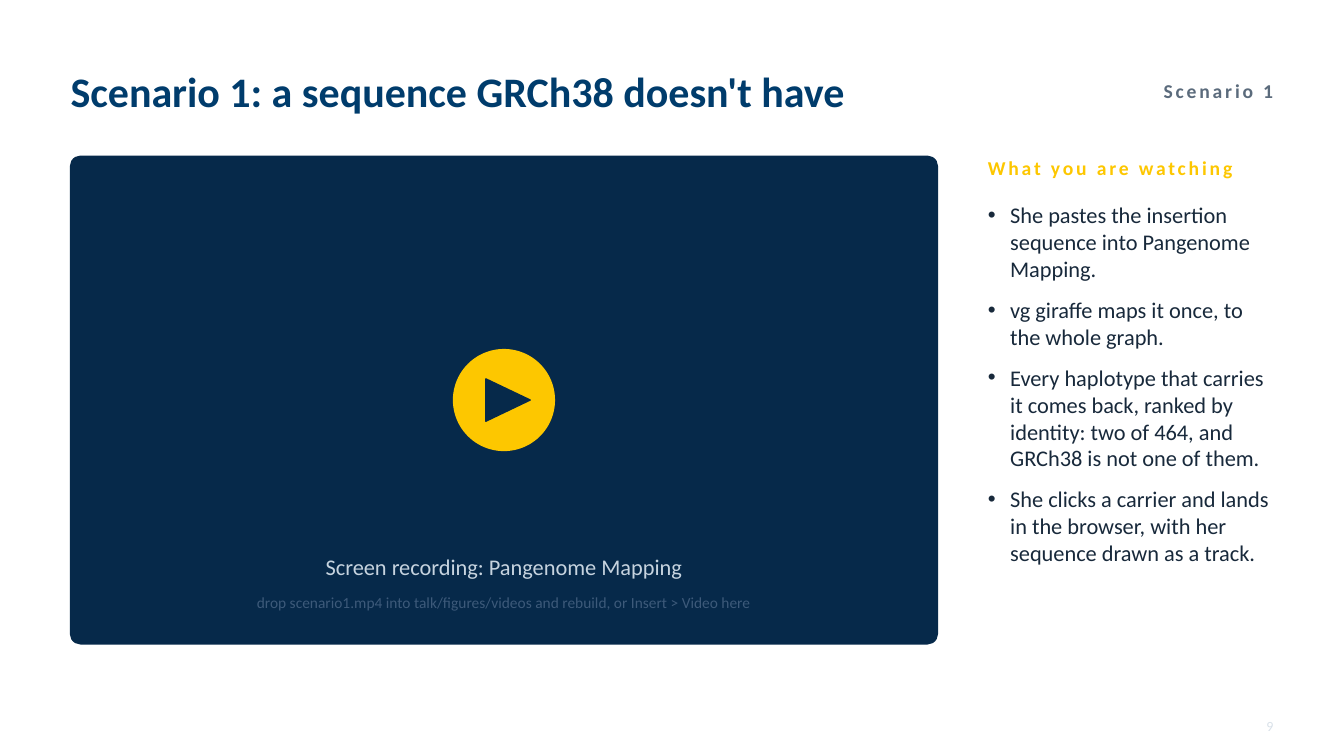
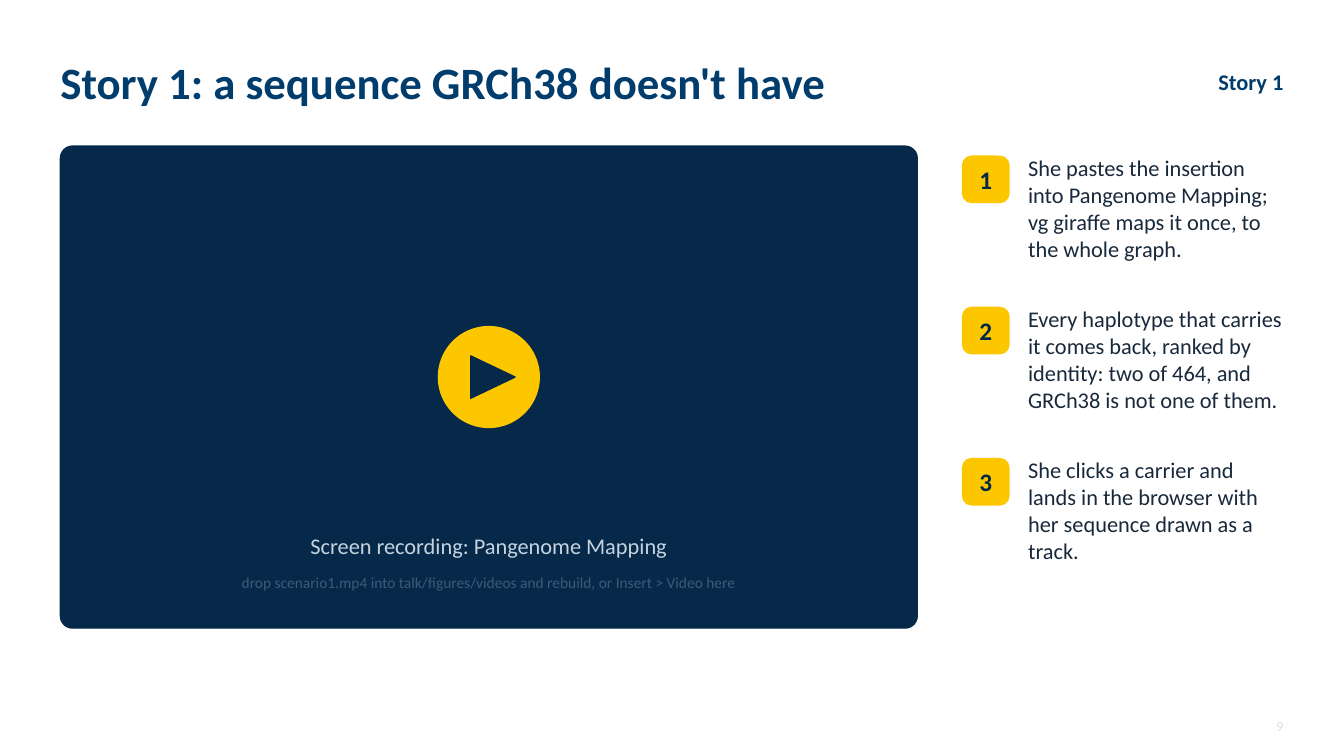
Before and after one commit to parsaeskandar/hprc_2026_poster, a slide deck: slide 9 of talk/HPRC2026_talk.pptx. Drawn at 1344x756 pixels with LibreOffice and Linux fonts; fonts in the diff are those of the drawing. Boxes give left, top, right and bottom in pixels: in the first picture for what was removed or moved away, otherwise in the second. Text is boxed around its words. In the diff, an @@ line names an element or a change of style, - is before the commit and + after.

```diff
--- a/talk/HPRC2026_talk.pptx
+++ b/talk/HPRC2026_talk.pptx
@@ text at box(60, 67, 825, 106): text changed; size 30 to 32 pt @@
-Scenario 1: a sequence GRCh38 doesn't have
+Story 1: a sequence GRCh38 doesn't have
@@ text at box(1218, 75, 1283, 94): text changed; size 14 to 16 pt; text colour #5B6B7C to #003C6C @@
-Scenario 1
+Story 1
@@ rounded rectangle: place and size @@
-rounded rectangle at box(71, 156, 938, 644)
+rounded rectangle at box(60, 146, 918, 628)
@@ rounded rectangle at box(60, 146, 918, 628): proportions changed @@
@@ rounded rectangle added at box(963, 156, 1009, 203), fill #FDC700, outline #FDC700 1 pt @@
@@ text added at box(979, 172, 992, 189), 18 pt, text #06294A, bold @@
+1
@@ text removed at box(988, 161, 1233, 179) @@
-What you are watching
@@ text added at box(1028, 160, 1268, 261), 16 pt, text #18293B @@
+She pastes the insertion into Pangenome Mapping; vg giraffe maps it once, to the whole graph.
@@ text at box(1010, 207, 1250, 349): paragraphs removed @@
-• She pastes the insertion sequence into Pangenome Mapping.
-• vg giraffe maps it once, to the whole graph.
@@ ellipse: place and size @@
-ellipse at box(454, 350, 555, 451)
+ellipse at box(439, 327, 539, 427)
@@ rounded rectangle added at box(963, 308, 1009, 354), fill #FDC700, outline #FDC700 1 pt @@
@@ text added at box(979, 323, 992, 340), 18 pt, text #06294A, bold @@
+2
@@ text "Every haplotype that carries it ...": place and size @@
-text "Every haplotype that carries it ..." at box(1010, 207, 1269, 565)
+text "Every haplotype that carries it ..." at box(1028, 311, 1281, 408)
@@ text "Every haplotype that carries it ..." at box(1028, 311, 1281, 408): bullet • to none; less space between paragraphs @@
@@ triangle: place and size @@
-triangle at box(486, 379, 530, 421)
+triangle at box(471, 356, 515, 398)
@@ rounded rectangle added at box(963, 459, 1009, 505), fill #FDC700, outline #FDC700 1 pt @@
@@ text added at box(979, 474, 992, 491), 18 pt, text #06294A, bold @@
+3
@@ text added at box(1028, 462, 1258, 559), 16 pt, text #18293B @@
+She clicks a carrier and lands in the browser with her sequence drawn as a track.
@@ text at box(1010, 491, 1269, 565): paragraph removed @@
-• She clicks a carrier and lands in the browser, with her sequence drawn as a track.
@@ text "Screen recording: Pangenome Mapping": place and size @@
-text "Screen recording: Pangenome Mapping" at box(326, 559, 682, 579)
+text "Screen recording: Pangenome Mapping" at box(310, 538, 667, 558)
@@ text "drop scenario1.mp4 into talk/figures/videos and ...": place and size @@
-text "drop scenario1.mp4 into talk/figures/videos and ..." at box(257, 598, 750, 610)
+text "drop scenario1.mp4 into talk/figures/videos and ..." at box(242, 578, 735, 590)
```
Also in this commit, not shown: 17 other slides changed, 6 slides added, 5 slides removed, 3 other files.
